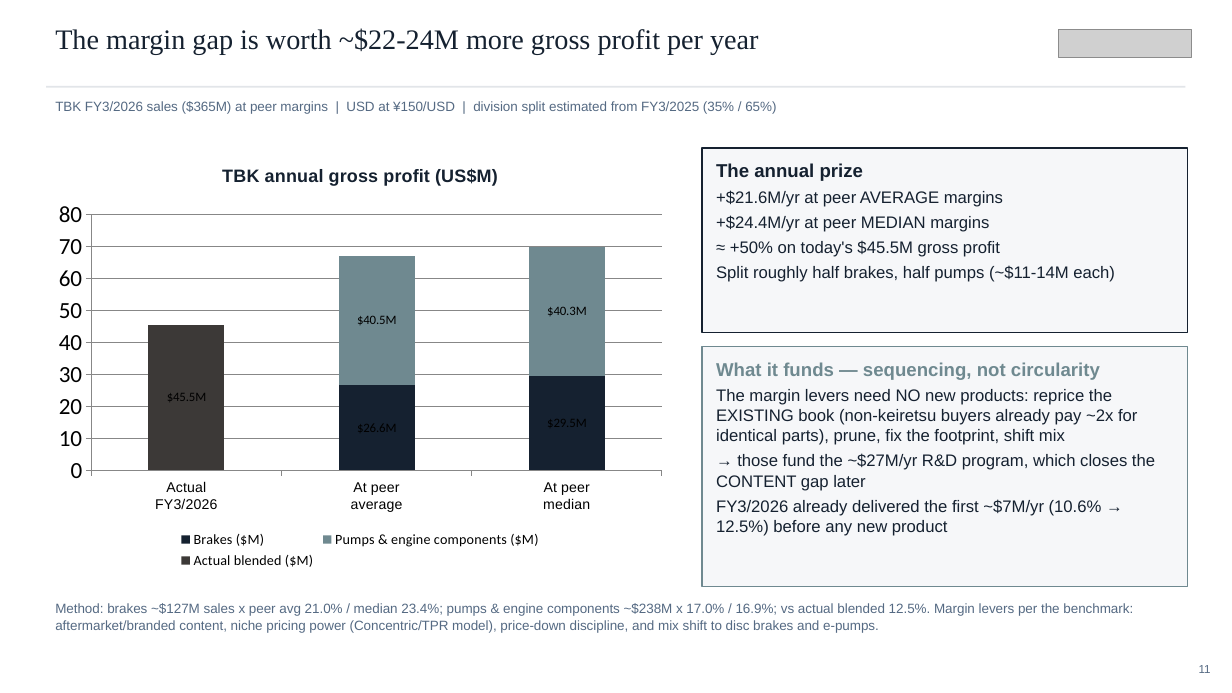
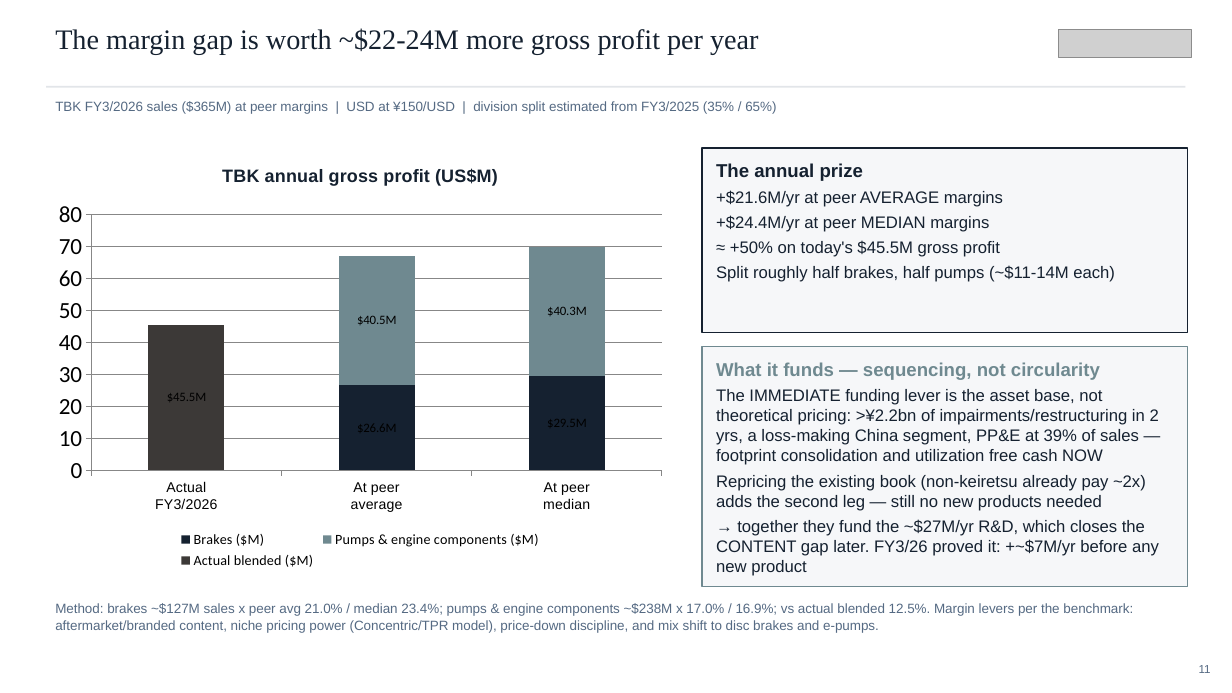
Before and after one commit to charette-lab/Claude, a slide deck: slide 11 of TBK_rd_gap_slides.pptx. Drawn at 1232x693 pixels with LibreOffice and Linux fonts; fonts in the diff are those of the drawing; grey boxes stand for pictures. Boxes give left, top, right and bottom in pixels: in the first picture for what was removed or moved away, otherwise in the second. Text is boxed around its words. In the diff, an @@ line names an element or a change of style, - is before the commit and + after.

```diff
--- a/TBK_rd_gap_slides.pptx
+++ b/TBK_rd_gap_slides.pptx
@@ text in rectangle at [716, 389, 1159, 576]: text changed @@
-The margin levers need NO new products: reprice the EXISTING book (non-keiretsu buyers already pay ~2x for identical parts), prune, fix the footprint, shift mix
-→ those fund the ~$27M/yr R&D program, which closes the CONTENT gap later
-FY3/2026 already delivered the first ~$7M/yr (10.6% → 12.5%) before any new product
+The IMMEDIATE funding lever is the asset base, not theoretical pricing: >¥2.2bn of impairments/restructuring in 2 yrs, a loss-making China segment, PP&E at 39% of sales — footprint consolidation and utilization free cash NOW
+Repricing the existing book (non-keiretsu already pay ~2x) adds the second leg — still no new products needed
+→ together they fund the ~$27M/yr R&D, which closes the CONTENT gap later. FY3/26 proved it: +~$7M/yr before any new product
```
Also in this commit, not shown: 4 other slides changed, 3 other files.
